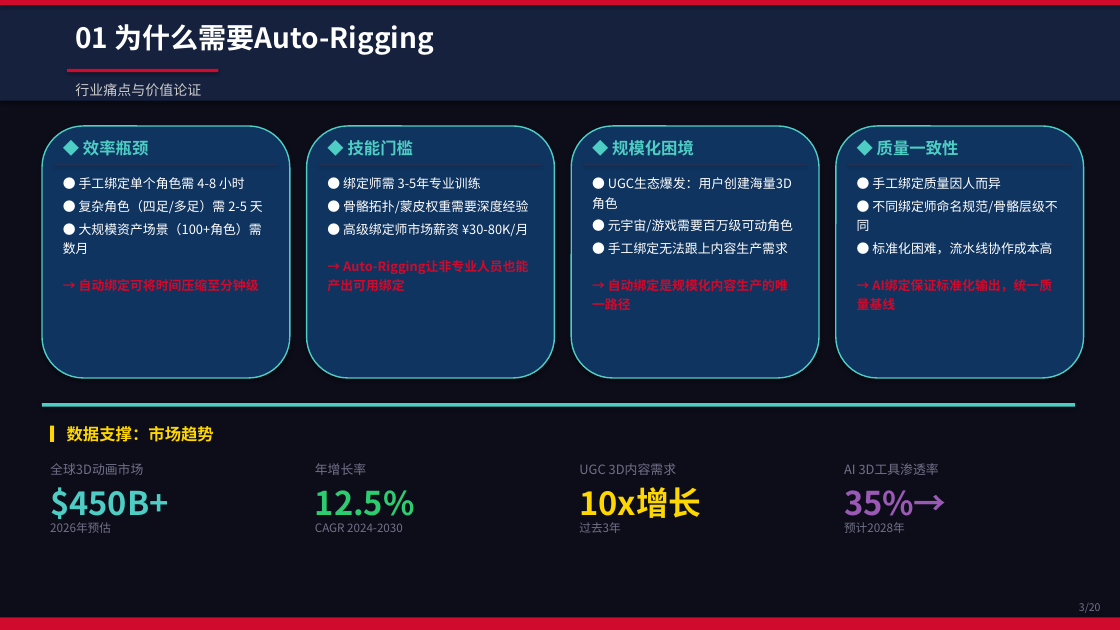
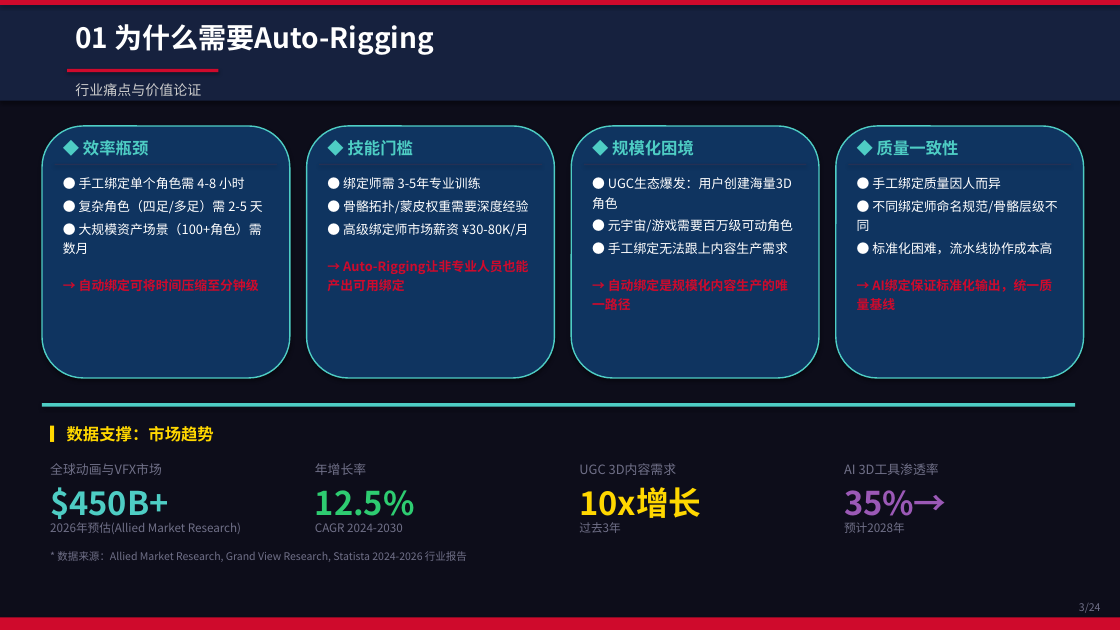
Before and after one commit to xhyha/insight, a slide deck: slide 3 of Auto-Rigging-Insight-Report.pptx. Drawn at 1120x630 pixels with LibreOffice and Linux fonts; fonts in the diff are those of the drawing. Boxes give left, top, right and bottom in pixels: in the first picture for what was removed or moved away, otherwise in the second. Text is boxed around its words. In the diff, an @@ line names an element or a change of style, - is before the commit and + after.

Commit message:
Auto-Rigging Insight Report v4 - comprehensive update (24 pages)
- P0: Add UniRig (SIGGRAPH 2025) as recommended baseline
- P0: Fix market data ($450B source attribution)
- P0: Fix efficiency calculation (96-480x not 48-960x)
- P0: Restructure skinning pipeline (DL-first + Geodesic Voxel correction)
- P1: Add facial rigging automation page
- P1: Add industry trends summary page
- P1: Add selection decision matrix page
- P1: Add budget detail page (¥100-170万/year)
- P1: Add IP/license/data/critical person risks
- P2: Expand Pinocchio/MetaHuman descriptions
- P2: Next steps table with owners/timeline/deliverables
- P2: Milestone 12→15 months with Go/No-Go gates
- Huawei brand visual style applied

```diff
--- a/Auto-Rigging-Insight-Report.pptx
+++ b/Auto-Rigging-Insight-Report.pptx
@@ text at box(50, 463, 162, 475): text changed @@
-全球3D动画市场
+全球动画与VFX市场
@@ text at box(50, 522, 241, 534): text changed @@
-2026年预估
+2026年预估(Allied Market Research)
@@ text added at box(57, 551, 467, 562), 9 pt, text #707088 @@
+* 数据来源：Allied Market Research, Grand View Research, Statista 2024-2026 行业报告
@@ text at box(1079, 603, 1101, 613): text changed @@
-3/20
+3/24
```
Also in this commit, not shown: 18 other slides changed, 5 slides added, 1 slide removed.
